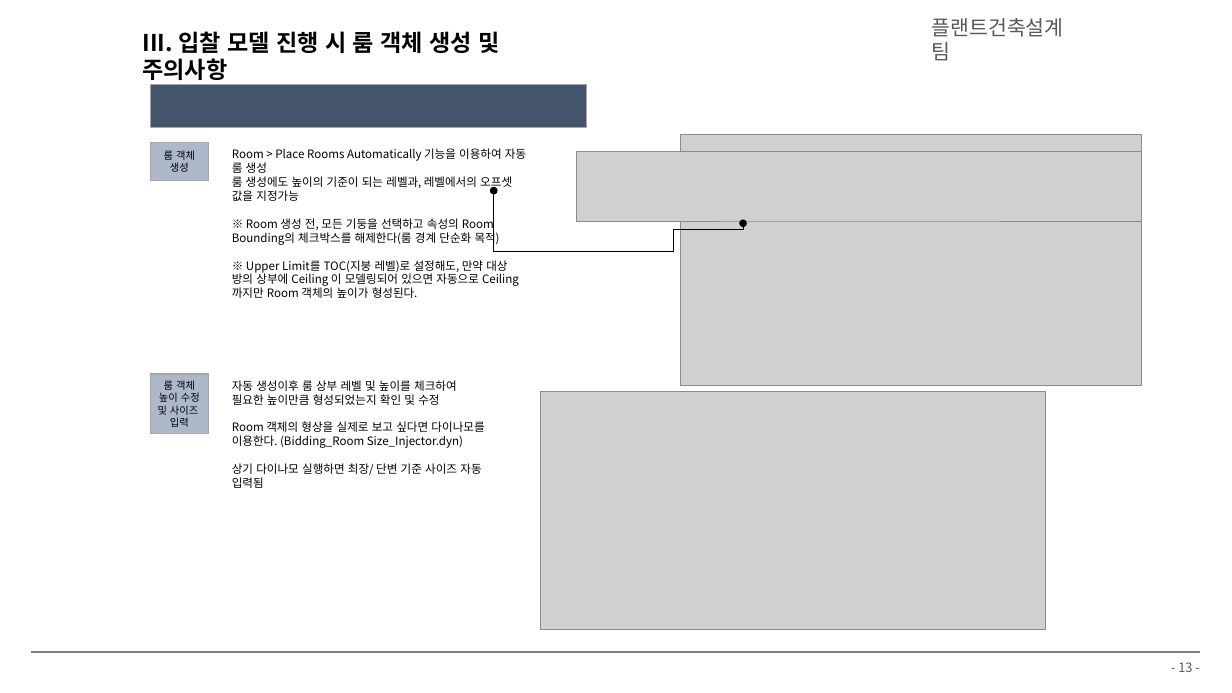
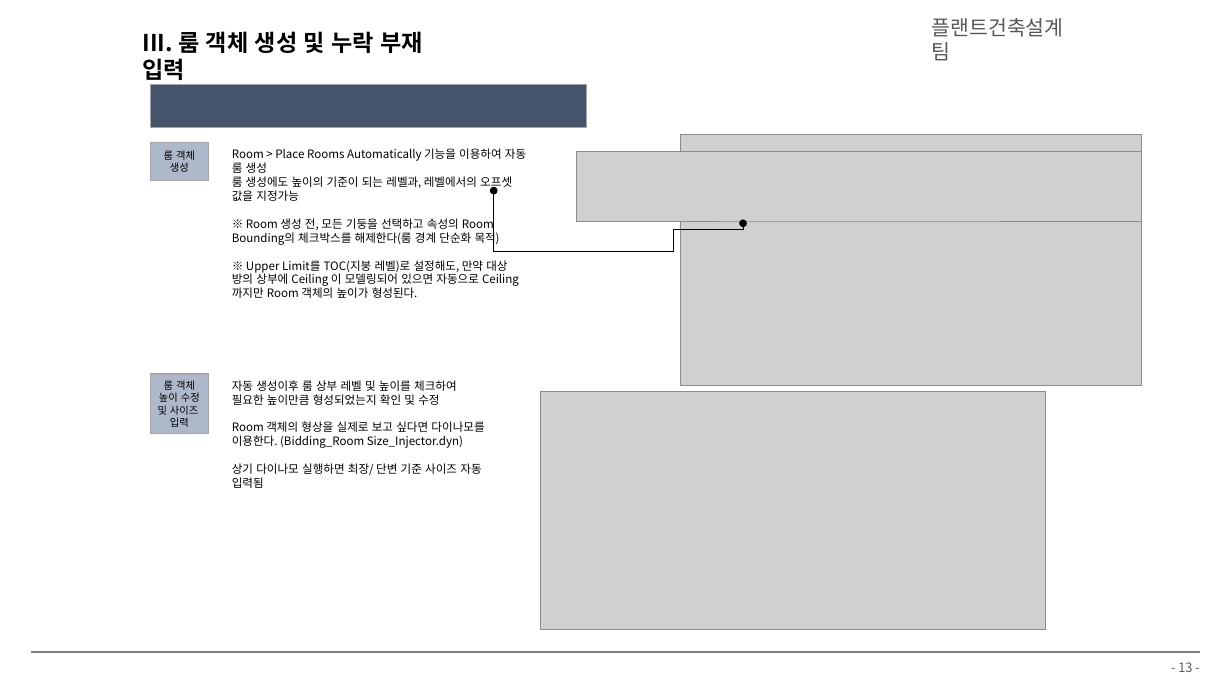
Before and after one commit to hnanmal/mQ, a slide deck: slide 13 of etc/_팀교육/플랜트건축설계팀_BIM 팀 교육자료(20240118).pptx. Drawn at 1232x693 pixels with LibreOffice and Linux fonts; fonts in the diff are those of the drawing; grey boxes stand for pictures; background and template pictures are left out. Boxes give left, top, right and bottom in pixels: in the first picture for what was removed or moved away, otherwise in the second. Text is boxed around its words. In the diff, an @@ line names an element or a change of style, - is before the commit and + after.

```diff
--- a/etc/_팀교육/플랜트건축설계팀_BIM 팀 교육자료(20240118).pptx
+++ b/etc/_팀교육/플랜트건축설계팀_BIM 팀 교육자료(20240118).pptx
@@ text at (142, 31, 423, 80): text changed @@
-III. 입찰 모델 진행 시 룸 객체 생성 및 주의사항
+III. 룸 객체 생성 및 누락 부재 입력
```
Also in this commit, not shown: 4 other slides changed, 14 slides added, 32 other files.
